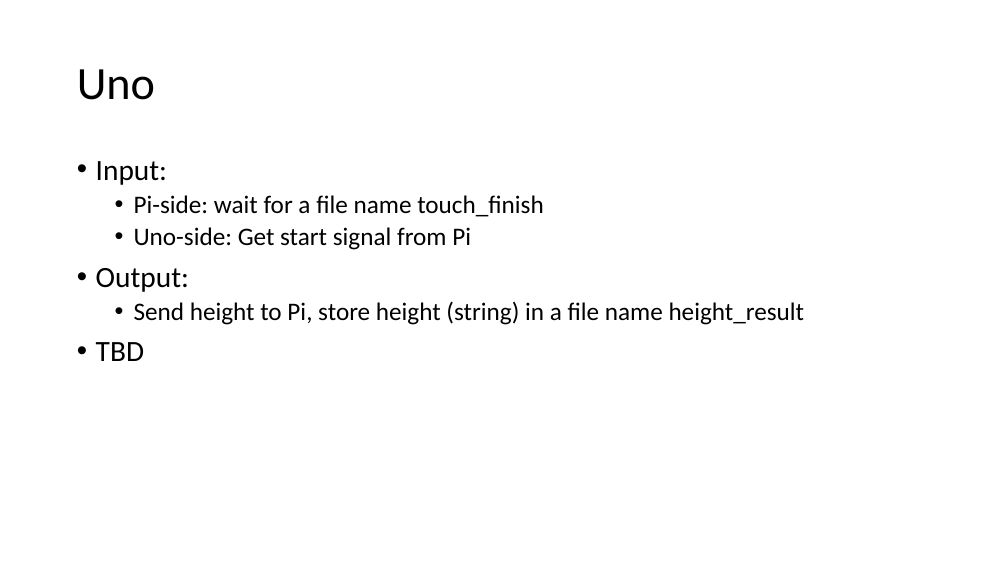
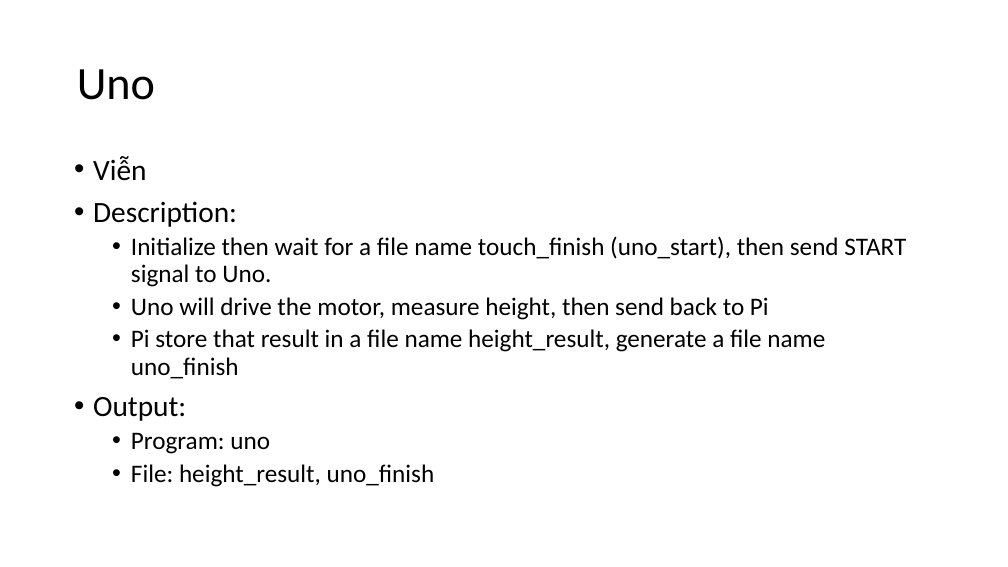
Before and after one commit to nguyenphu27/MyThesis, a slide deck: slide 10 of 00_Document/00_development_process/PPT_FunctionSpecification_R00.pptx (slide 7 before the commit). Drawn at 1008x567 pixels with LibreOffice and Linux fonts; fonts in the diff are those of the drawing. Boxes give left, top, right and bottom in pixels: in the first picture for what was removed or moved away, otherwise in the second. Text is boxed around its words. In the diff, an @@ line names an element or a change of style, - is before the commit and + after.

```diff
--- a/00_Document/00_development_process/PPT_FunctionSpecification_R00.pptx
+++ b/00_Document/00_development_process/PPT_FunctionSpecification_R00.pptx
@@ text at (93,156,906,379): text changed @@
-• Input:
-  • Pi-side: wait for a file name touch_finish
-  • Uno-side: Get start signal from Pi
+• Viễn
+• Description:
+  • Initialize then wait for a file name touch_finish (uno_start), then send START signal to Uno.
+  • Uno will drive the motor, measure height, then send back to Pi
+  • Pi store that result in a file name height_result, generate a file name uno_finish
@@ text at (131,432,435,487): text changed @@
-  • Send height to Pi, store height (string) in a file name height_result
-• TBD
+  • Program: uno
+  • File: height_result, uno_finish
```
Also in this commit, not shown: 16 other slides changed, 1 slide added, 2 other files.
